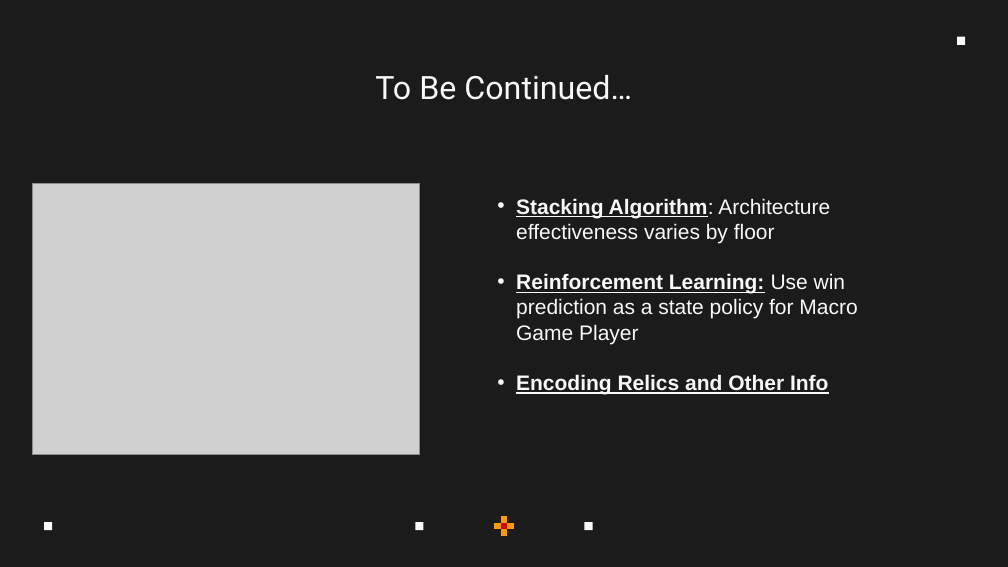
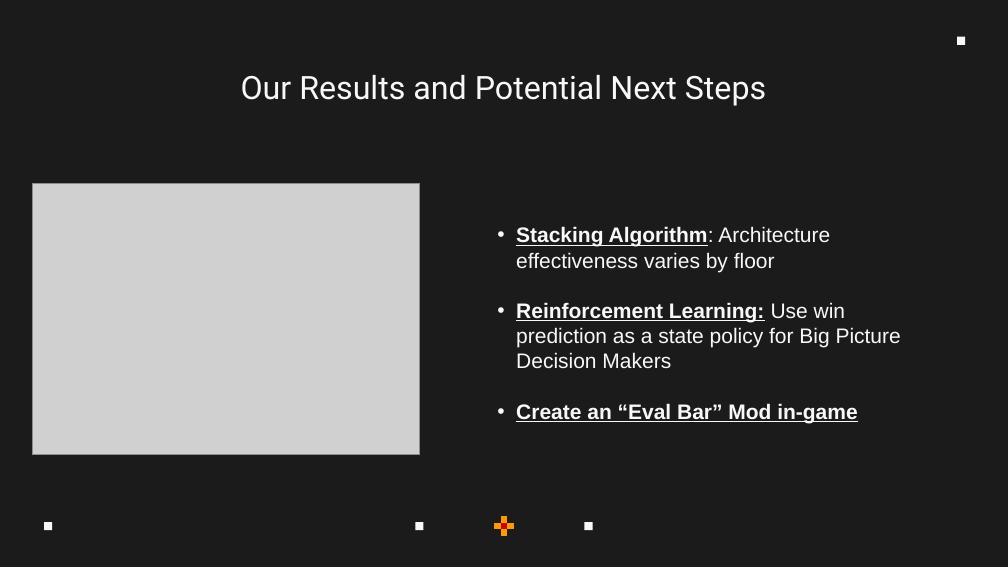
Before and after one commit to JoeyRussoniello/sts-win-prediction, a slide deck: slide 14 of Results Presentation.pptx (slide 13 before the commit). Drawn at 1008x567 pixels with LibreOffice and Linux fonts; fonts in the diff are those of the drawing; grey boxes stand for pictures. Boxes give left, top, right and bottom in pixels: in the first picture for what was removed or moved away, otherwise in the second. Text is boxed around its words. In the diff, an @@ line names an element or a change of style, - is before the commit and + after.

```diff
--- a/Results Presentation.pptx
+++ b/Results Presentation.pptx
@@ title at (x1=241, y1=75, x2=766, y2=106): text changed @@
-To Be Continued…
+Our Results and Potential Next Steps
@@ subtitle "Stacking Algorithm: Architecture effectiveness varies ..." moved from (x1=516, y1=198, x2=857, y2=395) to (x1=516, y1=226, x2=901, y2=423) @@
@@ subtitle at (x1=516, y1=302, x2=901, y2=423): text changed; bold off @@
-• Reinforcement Learning: Use win prediction as a state policy for Macro Game Player
-• Encoding Relics and Other Info
+• Reinforcement Learning: Use win prediction as a state policy for Big Picture Decision Makers
+• Create an “Eval Bar” Mod in-game
```
Also in this commit, not shown: 9 other slides changed, 2 slides added, 1 slide removed.
